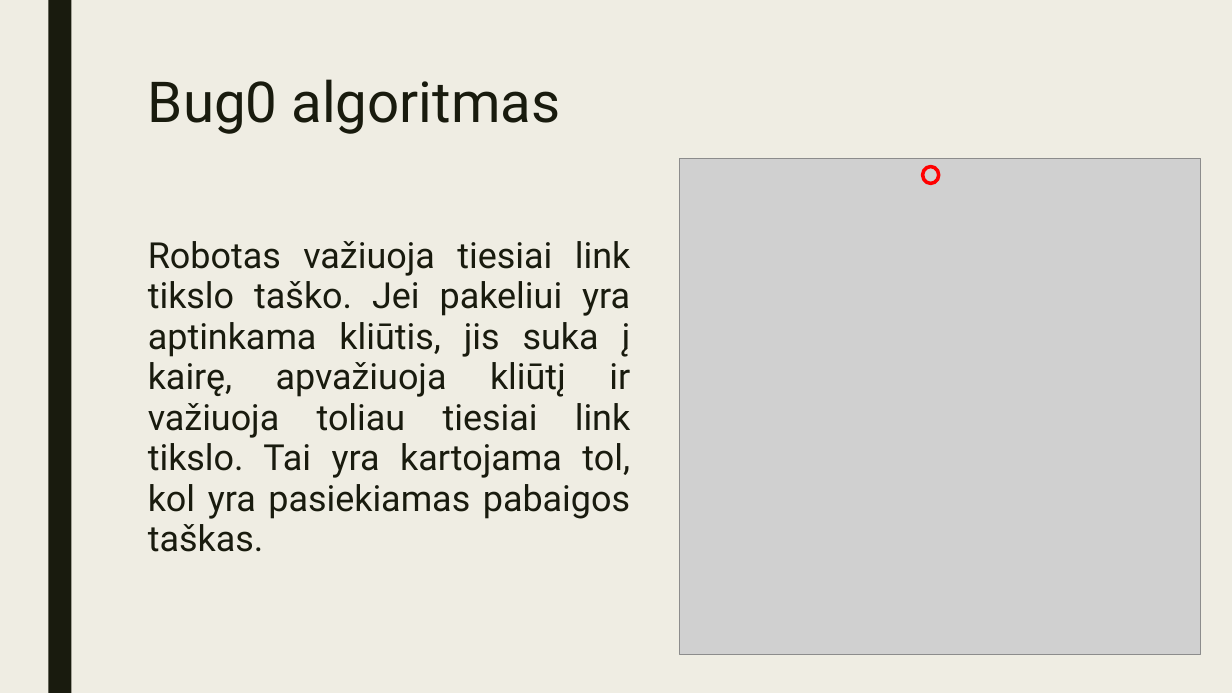
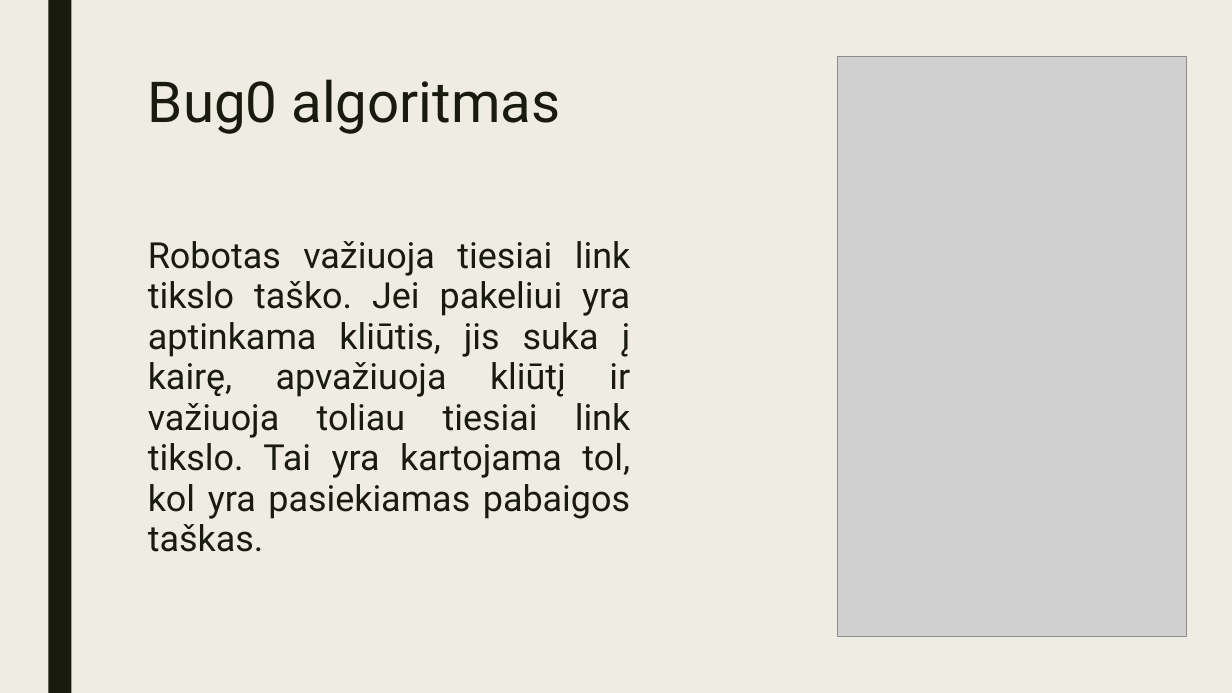
Before and after one commit to tomsius/robotu_projektas, a slide deck: slide 4 of Pristatymas.pptx. Drawn at 1232x693 pixels with LibreOffice and Linux fonts; fonts in the diff are those of the drawing; grey boxes stand for pictures. Boxes give left, top, right and bottom in pixels: in the first picture for what was removed or moved away, otherwise in the second. Text is boxed around its words. In the diff, an @@ line names an element or a change of style, - is before the commit and + after.

```diff
--- a/Pristatymas.pptx
+++ b/Pristatymas.pptx
@@ picture: place and size @@
-picture at box(680, 158, 1202, 655)
+picture at box(837, 57, 1187, 637)
@@ ellipse removed at box(922, 166, 938, 183) @@
```
Also in this commit, not shown: 1 slide added, 1 slide removed, 1 other file.
